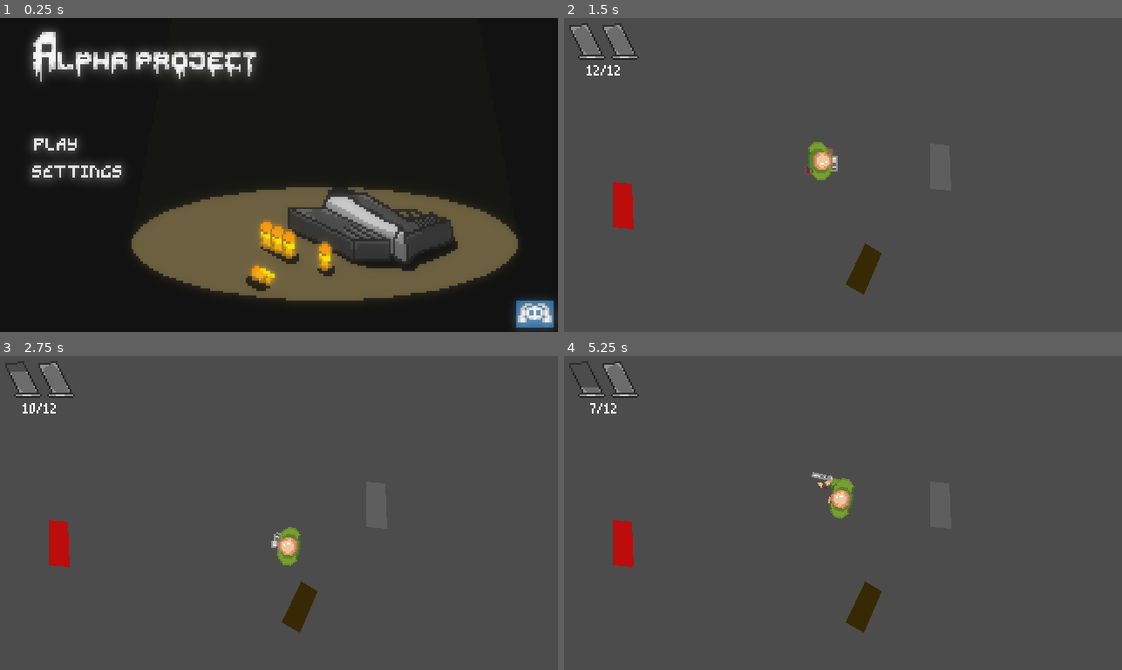
Above: before the commit, frames 1-4 (two rows, left to right).
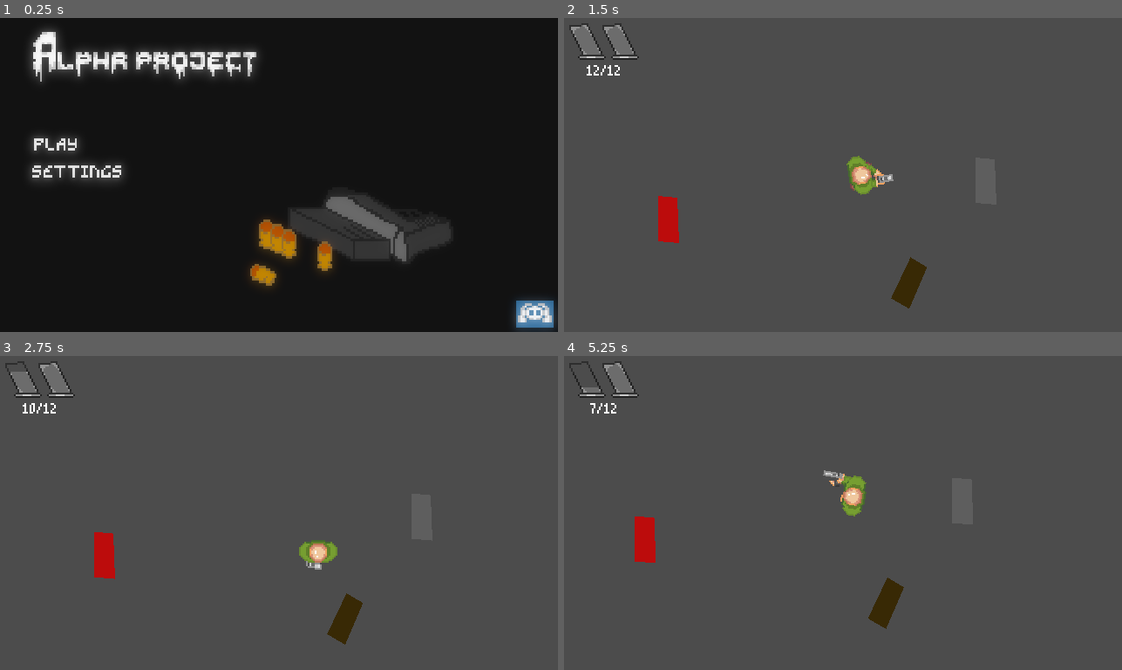
Above: after the commit, the same moments.

Repository: KrzysztofStaron/shooter
Game: Godot game, scene res://main.tscn
The game is run twice, just before and just after one commit, with the same random seed, the same clock (stepped at 60 frames per second) and the same inputs.
Inputs (mouse positions are in pixels of both pictures, inside the frame that each line leads up to):
- Up to frame 1 (0.25 s): no input
- Up to frame 2 (1.5 s): click (619, 143) at 0.5 s; tap Enter at 1.25 s; move the mouse to (965, 159) at 1.27 s; hold D (move_right) from 1.28 s (still down); tap E (grab) at 1.35 s
- Up to frame 3 (2.75 s): click (401, 497) at 1.55 s; move the mouse to (167, 528) at 2.02 s; release D (move_right) at 2.03 s; hold S (move_down) from 2.03 s (still down); click (167, 528) at 2.1 s; tap E (grab) at 2.3 s
- Up to frame 4 (5.25 s): move the mouse to (898, 443) at 2.77 s; release S (move_down) at 2.78 s; hold D (move_right) 2.78-3.53 s; tap E (grab) at 2.85, 3.8, 4.35 s; click (898, 443) at 3.05 s; move the mouse to (815, 575) at 3.52 s; hold W (move_up) 3.53-4.28 s; click (815, 575) at 3.6 s; move the mouse to (1010, 560) at 4.27 s; hold A (move_left) from 4.28 s (still down); click (1010, 560) at 4.55 s; tap R (reload) at 4.9 s; move the mouse to (675, 465) at 5.02 s; click (675, 465) at 5.1 s

The runs differ from the first frame. In frame 1, 15% of the frame differs, in the area x 8-93%, y 4-90%; in frame 2, 3.1%; in frame 3, 3.0%; in frame 4, 2.9%.

Commit message:
gun Rised movement

Diff:
--- a/UI/ammunition/GUI.tscn
+++ b/UI/GUI.tscn
@@ -7,13 +7,7 @@
 [sub_resource type="DynamicFont" id=1]
 font_data = ExtResource( 2 )
 
-[node name="GUI" type="MarginContainer"]
-margin_right = 40.0
-margin_bottom = 40.0
-custom_constants/margin_right = 3
-custom_constants/margin_top = 3
-custom_constants/margin_left = 3
-custom_constants/margin_bottom = 3
+[node name="GUI" type="CanvasLayer"]
 
 [node name="vContainer" type="VBoxContainer" parent="."]
 margin_left = 3.0
--- a/UI/ammunition/ammunitionUI.gd
+++ b/UI/ammunition/ammunitionUI.gd
@@ -5,6 +5,13 @@
 
 export var ammoContainers : int
 export var ammoPerContainer := 6
+onready var lookType : int = ProjectSettings.get_setting("Config/settings/ammoCounter")
+
+enum {
+	TYPE_COUNTER,
+	TYPE_GRAPHIC,
+	TYPE_BOTH
+}
 
 func _ready() -> void:
 	maxAmmo = ammoContainers * ammoPerContainer
--- a/UI/settings/settings.tscn
+++ b/UI/settingsScreen/settings.tscn
@@ -1,6 +1,6 @@
 [gd_scene load_steps=2 format=2]
 
-[ext_resource path="res://UI/settings/settings.gd" type="Script" id=1]
+[ext_resource path="res://UI/settingsScreen/settings.gd" type="Script" id=1]
 
 [node name="settings" type="Control"]
 anchor_right = 1.0
--- /dev/null
+++ b/UI/settingsScreen/settings/types/setting.gd
@@ -0,0 +1,5 @@
+extends Resource
+
+class_name Setting
+
+export var name : String
--- /dev/null
+++ b/UI/settingsScreen/settings/types/settingCheckbox.gd
@@ -0,0 +1,4 @@
+extends Setting
+class_name settingCheckbox
+
+var value : bool
--- /dev/null
+++ b/UI/settingsScreen/settings/types/settingMultiButton.gd
@@ -0,0 +1,5 @@
+extends Setting
+class_name settingMultiButton
+
+export var options : PoolStringArray
+var value : String
--- /dev/null
+++ b/UI/settingsScreen/settings/types/settingSlider.gd
@@ -0,0 +1,7 @@
+extends Setting
+class_name settingSlider
+
+export var minValue : float
+export var maxValue : float
+
+var value : float
--- a/UI/titleScreen/titleScreen.tscn
+++ b/UI/titleScreen/titleScreen.tscn
@@ -140,7 +140,7 @@
 position = Vector2( 160, 90 )
 scale = Vector2( 1.28125, 1.41045 )
 frames = SubResource( 29 )
-frame = 7
+frame = 17
 playing = true
 
 [node name="discord" parent="AnimatedSprite" instance=ExtResource( 1 )]
--- a/game/game.tscn
+++ b/game/game.tscn
@@ -1,7 +1,7 @@
 [gd_scene load_steps=4 format=2]
 
 [ext_resource path="res://player/player.tscn" type="PackedScene" id=1]
-[ext_resource path="res://UI/ammunition/GUI.tscn" type="PackedScene" id=2]
+[ext_resource path="res://UI/GUI.tscn" type="PackedScene" id=2]
 [ext_resource path="res://environment/object.gd" type="Script" id=3]
 
 [node name="game" type="Node"]
--- a/player/bullet/particles.tscn
+++ b/player/bullet/particles.tscn
@@ -4,6 +4,7 @@
 
 [node name="particles" type="AnimatedSprite"]
 playing = true
+offset = Vector2( 1, 0 )
 script = ExtResource( 1 )
 
 [connection signal="animation_finished" from="." to="." method="_on_particles_animation_finished"]
--- a/player/player.gd
+++ b/player/player.gd
@@ -3,6 +3,8 @@
 export var bullet : PackedScene
 export var speed : float
 export var speedMultiplayer := 1.0
+
+export var gunRised := false
 
 export var weapon : Resource
 var oldWeapon : Resource
@@ -25,12 +27,7 @@
 
 		oldWeapon = weapon
 
-
 	var mousePos := get_local_mouse_position()
-
-	var angle := atan2(mousePos.y, mousePos.x)
-	angle = deg2rad(rad2deg(angle) + 90)
-	rotate(angle)
 
 	var dir : Vector2 = InputManager.vector("move_left", "move_right", "move_up", "move_down")
 	match weapon.weaponName:
@@ -44,15 +41,33 @@
 		"glock":
 			move_and_slide(dir * speed * speedMultiplayer)
 
-			if Input.is_action_just_pressed("shoot"):
+			if Input.is_action_just_pressed("grab"):
+				gunRised = !gunRised
+
+			if Input.is_action_just_pressed("shoot") and gunRised:
 				animation.travel("shoot")
 			elif Input.is_action_just_pressed("reload"):
+				gunRised = true
 				print("reload")
 				animation.travel("reload")
 			elif dir != Vector2.ZERO:
-				animation.travel("walking")
+				if !gunRised:
+					set_rotation(atan2(dir.x, -dir.y))
+					animation.travel("walking")
+				else:
+					animation.travel("walkingRised")
+
 			else:
-				animation.travel("idle")
+				if gunRised:
+					animation.travel("idleRised")
+				else:
+					animation.travel("idle")
+
+	var angle := atan2(mousePos.y, mousePos.x)
+
+	if gunRised:
+		angle += deg2rad(90)
+		rotate(angle)
 
 func shoot():
 	if get_node("../GUI/vContainer/ammunition").ammo < weapon.ammoPerShoot:
--- a/player/player.tscn
+++ b/player/player.tscn
@@ -9,6 +9,8 @@
 [ext_resource path="res://player/Glock/textures/reload.png" type="Texture" id=7]
 [ext_resource path="res://player/Glock/textures/shoot.png" type="Texture" id=8]
 [ext_resource path="res://player/bullet/bullet.tscn" type="PackedScene" id=9]
+[ext_resource path="res://player/Glock/textures/walkingRised.png" type="Texture" id=10]
+[ext_resource path="res://player/Glock/textures/Grabbing Pistol .png" type="Texture" id=11]
 
 [sub_resource type="CircleShape2D" id=2]
 
@@ -161,7 +163,7 @@
 
 [sub_resource type="AnimationNodeStateMachinePlayback" id=10]
 
-[sub_resource type="Animation" id=15]
+[sub_resource type="Animation" id=47]
 length = 0.001
 tracks/0/type = "value"
 tracks/0/path = NodePath("Sprite:frame")
@@ -173,7 +175,7 @@
 "times": PoolRealArray( 0 ),
 "transitions": PoolRealArray( 1 ),
 "update": 0,
-"values": [ 0 ]
+"values": [ 1 ]
 }
 tracks/1/type = "value"
 tracks/1/path = NodePath("Sprite:texture")
@@ -188,6 +190,61 @@
 "values": [ ExtResource( 6 ) ]
 }
 tracks/2/type = "value"
+tracks/2/path = NodePath(".:speedMultiplayer")
+tracks/2/interp = 1
+tracks/2/loop_wrap = true
+tracks/2/imported = false
+tracks/2/enabled = true
+tracks/2/keys = {
+"times": PoolRealArray( 0 ),
+"transitions": PoolRealArray( 1 ),
+"update": 0,
+"values": [ 1.0 ]
+}
+tracks/3/type = "value"
+tracks/3/path = NodePath("Sprite:offset")
+tracks/3/interp = 1
+tracks/3/loop_wrap = true
+tracks/3/imported = false
+tracks/3/enabled = true
+tracks/3/keys = {
+"times": PoolRealArray( 0 ),
+"transitions": PoolRealArray( 1 ),
+"update": 0,
+"values": [ Vector2( 0, -6 ) ]
+}
+
+[sub_resource type="Animation" id=31]
+resource_name = "grab"
+
+[sub_resource type="Animation" id=55]
+resource_name = "idle"
+length = 0.001
+tracks/0/type = "value"
+tracks/0/path = NodePath("Sprite:texture")
+tracks/0/interp = 1
+tracks/0/loop_wrap = true
+tracks/0/imported = false
+tracks/0/enabled = true
+tracks/0/keys = {
+"times": PoolRealArray( 0 ),
+"transitions": PoolRealArray( 1 ),
+"update": 1,
+"values": [ ExtResource( 11 ) ]
+}
+tracks/1/type = "value"
+tracks/1/path = NodePath("Sprite:vframes")
+tracks/1/interp = 1
+tracks/1/loop_wrap = true
+tracks/1/imported = false
+tracks/1/enabled = true
+tracks/1/keys = {
+"times": PoolRealArray( 0 ),
+"transitions": PoolRealArray( 1 ),
+"update": 1,
+"values": [ 3 ]
+}
+tracks/2/type = "value"
 tracks/2/path = NodePath("Sprite:hframes")
 tracks/2/interp = 1
 tracks/2/loop_wrap = true
@@ -196,11 +253,11 @@
 tracks/2/keys = {
 "times": PoolRealArray( 0 ),
 "transitions": PoolRealArray( 1 ),
-"update": 0,
+"update": 1,
 "values": [ 3 ]
 }
 tracks/3/type = "value"
-tracks/3/path = NodePath("Sprite:vframes")
+tracks/3/path = NodePath("Sprite:frame")
 tracks/3/interp = 1
 tracks/3/loop_wrap = true
 tracks/3/imported = false
@@ -208,11 +265,11 @@
 tracks/3/keys = {
 "times": PoolRealArray( 0 ),
 "transitions": PoolRealArray( 1 ),
-"update": 0,
+"update": 1,
 "values": [ 2 ]
 }
 tracks/4/type = "value"
-tracks/4/path = NodePath(".:speedMultiplayer")
+tracks/4/path = NodePath("Sprite:offset")
 tracks/4/interp = 1
 tracks/4/loop_wrap = true
 tracks/4/imported = false
@@ -221,26 +278,11 @@
 "times": PoolRealArray( 0 ),
 "transitions": PoolRealArray( 1 ),
 "update": 0,
-"values": [ 1.0 ]
-}
-tracks/5/type = "value"
-tracks/5/path = NodePath("Sprite:offset")
-tracks/5/interp = 1
-tracks/5/loop_wrap = true
-tracks/5/imported = false
-tracks/5/enabled = true
-tracks/5/keys = {
-"times": PoolRealArray( 0 ),
-"transitions": PoolRealArray( 1 ),
-"update": 0,
-"values": [ Vector2( 0, -7 ) ]
-}
-
-[sub_resource type="Animation" id=31]
-resource_name = "grab"
+"values": [ Vector2( 0, -4 ) ]
+}
 
 [sub_resource type="Animation" id=20]
-resource_name = "idle"
+resource_name = "idleRised"
 length = 0.001
 tracks/0/type = "value"
 tracks/0/path = NodePath("Sprite:hframes")
@@ -300,7 +342,7 @@
 "times": PoolRealArray( 0 ),
 "transitions": PoolRealArray( 1 ),
 "update": 0,
-"values": [ Vector2( 0, -6 ) ]
+"values": [ Vector2( 0, -4 ) ]
 }
 
 [sub_resource type="Animation" id=25]
@@ -562,12 +604,90 @@
 "values": [ 1.0 ]
 }
 
-[sub_resource type="AnimationNodeAnimation" id=33]
-animation = "grab"
+[sub_resource type="Animation" id=46]
+resource_name = "walkingRaised"
+length = 0.78
+loop = true
+step = 0.13
+tracks/0/type = "value"
+tracks/0/path = NodePath("Sprite:texture")
+tracks/0/interp = 1
+tracks/0/loop_wrap = true
+tracks/0/imported = false
+tracks/0/enabled = true
+tracks/0/keys = {
+"times": PoolRealArray( 0 ),
+"transitions": PoolRealArray( 1 ),
+"update": 1,
+"values": [ ExtResource( 10 ) ]
+}
+tracks/1/type = "value"
+tracks/1/path = NodePath("Sprite:offset")
+tracks/1/interp = 1
+tracks/1/loop_wrap = true
+tracks/1/imported = false
+tracks/1/enabled = true
+tracks/1/keys = {
+"times": PoolRealArray( 0 ),
+"transitions": PoolRealArray( 1 ),
+"update": 0,
+"values": [ Vector2( 0, -1 ) ]
+}
+tracks/2/type = "value"
+tracks/2/path = NodePath("Sprite:hframes")
+tracks/2/interp = 1
+tracks/2/loop_wrap = true
+tracks/2/imported = false
+tracks/2/enabled = true
+tracks/2/keys = {
+"times": PoolRealArray( 0 ),
+"transitions": PoolRealArray( 1 ),
+"update": 1,
+"values": [ 3 ]
+}
+tracks/3/type = "value"
+tracks/3/path = NodePath("Sprite:vframes")
+tracks/3/interp = 1
+tracks/3/loop_wrap = true
+tracks/3/imported = false
+tracks/3/enabled = true
+tracks/3/keys = {
+"times": PoolRealArray( 0 ),
+"transitions": PoolRealArray( 1 ),
+"update": 1,
+"values": [ 2 ]
+}
+tracks/4/type = "value"
+tracks/4/path = NodePath("Sprite:frame")
+tracks/4/interp = 1
+tracks/4/loop_wrap = true
+tracks/4/imported = false
+tracks/4/enabled = true
+tracks/4/keys = {
+"times": PoolRealArray( 0, 0.13, 0.26, 0.39, 0.52, 0.65 ),
+"transitions": PoolRealArray( 1, 1, 1, 1, 1, 1 ),
+"update": 1,
+"values": [ 0, 1, 2, 3, 4, 5 ]
+}
+tracks/5/type = "value"
+tracks/5/path = NodePath(".:speedMultiplayer")
+tracks/5/interp = 1
+tracks/5/loop_wrap = true
+tracks/5/imported = false
+tracks/5/enabled = true
+tracks/5/keys = {
+"times": PoolRealArray( 0 ),
+"transitions": PoolRealArray( 1 ),
+"update": 0,
+"values": [ 0.6 ]
+}
 
 [sub_resource type="AnimationNodeAnimation" id=21]
 animation = "idle"
 
+[sub_resource type="AnimationNodeAnimation" id=56]
+animation = "idleRised"
+
 [sub_resource type="AnimationNodeAnimation" id=34]
 animation = "reload"
 
@@ -577,43 +697,69 @@
 [sub_resource type="AnimationNodeAnimation" id=22]
 animation = "walking"
 
-[sub_resource type="AnimationNodeStateMachineTransition" id=23]
-
-[sub_resource type="AnimationNodeStateMachineTransition" id=24]
-
-[sub_resource type="AnimationNodeStateMachineTransition" id=35]
-
-[sub_resource type="AnimationNodeStateMachineTransition" id=36]
-switch_mode = 2
-
-[sub_resource type="AnimationNodeStateMachineTransition" id=37]
-
-[sub_resource type="AnimationNodeStateMachineTransition" id=41]
-
-[sub_resource type="AnimationNodeStateMachineTransition" id=42]
-
-[sub_resource type="AnimationNodeStateMachineTransition" id=43]
+[sub_resource type="AnimationNodeAnimation" id=48]
+animation = "walkingRaised"
+
+[sub_resource type="AnimationNodeStateMachineTransition" id=57]
+
+[sub_resource type="AnimationNodeStateMachineTransition" id=58]
+
+[sub_resource type="AnimationNodeStateMachineTransition" id=59]
+
+[sub_resource type="AnimationNodeStateMachineTransition" id=60]
+
+[sub_resource type="AnimationNodeStateMachineTransition" id=61]
+
+[sub_resource type="AnimationNodeStateMachineTransition" id=62]
+
+[sub_resource type="AnimationNodeStateMachineTransition" id=63]
+
+[sub_resource type="AnimationNodeStateMachineTransition" id=64]
+
+[sub_resource type="AnimationNodeStateMachineTransition" id=65]
 switch_mode = 2
 auto_advance = true
 
-[sub_resource type="AnimationNodeStateMachineTransition" id=44]
+[sub_resource type="AnimationNodeStateMachineTransition" id=66]
 switch_mode = 2
 auto_advance = true
 
+[sub_resource type="AnimationNodeStateMachineTransition" id=67]
+
+[sub_resource type="AnimationNodeStateMachineTransition" id=68]
+
+[sub_resource type="AnimationNodeStateMachineTransition" id=69]
+
+[sub_resource type="AnimationNodeStateMachineTransition" id=70]
+
+[sub_resource type="AnimationNodeStateMachineTransition" id=71]
+
+[sub_resource type="AnimationNodeStateMachineTransition" id=72]
+
+[sub_resource type="AnimationNodeStateMachineTransition" id=73]
+switch_mode = 2
+auto_advance = true
+
+[sub_resource type="AnimationNodeStateMachineTransition" id=74]
+switch_mode = 2
+auto_advance = true
+
 [sub_resource type="AnimationNodeStateMachine" id=17]
-states/grab/node = SubResource( 33 )
-states/grab/position = Vector2( 245, 63 )
 states/idle/node = SubResource( 21 )
-states/idle/position = Vector2( 417, 63 )
+states/idle/position = Vector2( 400, 71 )
+states/idleRised/node = SubResource( 56 )
+states/idleRised/position = Vector2( 400, -103 )
 states/reload/node = SubResource( 34 )
-states/reload/position = Vector2( 597, 179 )
+states/reload/position = Vector2( 521, -13 )
 states/shoot/node = SubResource( 40 )
-states/shoot/position = Vector2( 833, 63 )
+states/shoot/position = Vector2( 400, -248 )
 states/walking/node = SubResource( 22 )
-states/walking/position = Vector2( 604, -15 )
-transitions = [ "walking", "idle", SubResource( 23 ), "idle", "walking", SubResource( 24 ), "idle", "reload", SubResource( 35 ), "reload", "idle", SubResource( 36 ), "walking", "reload", SubResource( 37 ), "walking", "shoot", SubResource( 41 ), "idle", "shoot", SubResource( 42 ), "grab", "idle", SubResource( 43 ), "shoot", "idle", SubResource( 44 ) ]
+states/walking/position = Vector2( 626, 71 )
+states/walkingRised/node = SubResource( 48 )
+states/walkingRised/position = Vector2( 626, -103 )
+transitions = [ "idle", "walking", SubResource( 57 ), "idleRised", "idle", SubResource( 58 ), "idle", "idleRised", SubResource( 59 ), "walking", "idle", SubResource( 60 ), "idleRised", "shoot", SubResource( 61 ), "walkingRised", "shoot", SubResource( 62 ), "idleRised", "walkingRised", SubResource( 63 ), "walkingRised", "idleRised", SubResource( 64 ), "shoot", "walkingRised", SubResource( 65 ), "shoot", "idleRised", SubResource( 66 ), "walking", "walkingRised", SubResource( 67 ), "walkingRised", "walking", SubResource( 68 ), "idleRised", "reload", SubResource( 69 ), "walkingRised", "reload", SubResource( 70 ), "walking", "reload", SubResource( 71 ), "idle", "reload", SubResource( 72 ), "reload", "idleRised", SubResource( 73 ), "reload", "idle", SubResource( 74 ) ]
 start_node = "idle"
-graph_offset = Vector2( 89, -36 )
+graph_offset = Vector2( 139, -105 )
 
 [sub_resource type="AnimationNodeStateMachinePlayback" id=18]
 
@@ -626,9 +772,7 @@
 
 [node name="Sprite" type="Sprite" parent="."]
 texture = ExtResource( 6 )
-offset = Vector2( 0, -7 )
-hframes = 3
-vframes = 2
+offset = Vector2( 0, -6 )
 
 [node name="CollisionShape2D" type="CollisionShape2D" parent="."]
 shape = SubResource( 2 )
@@ -644,12 +788,14 @@
 parameters/playback = SubResource( 10 )
 
 [node name="glockAnimPlayer" type="AnimationPlayer" parent="."]
-anims/RESET = SubResource( 15 )
+anims/RESET = SubResource( 47 )
 anims/grab = SubResource( 31 )
-anims/idle = SubResource( 20 )
+anims/idle = SubResource( 55 )
+anims/idleRised = SubResource( 20 )
 anims/reload = SubResource( 25 )
 anims/shoot = SubResource( 39 )
 anims/walking = SubResource( 16 )
+anims/walkingRaised = SubResource( 46 )
 
 [node name="glockAnim" type="AnimationTree" parent="."]
 tree_root = SubResource( 17 )
@@ -658,3 +804,9 @@
 
 [node name="gunPos" type="Node2D" parent="."]
 position = Vector2( 5, -17 )
+
+[node name="Camera2D" type="Camera2D" parent="."]
+current = true
+drag_margin_h_enabled = true
+drag_margin_v_enabled = true
+smoothing_enabled = true
--- a/project.godot
+++ b/project.godot
@@ -10,9 +10,29 @@
 
 _global_script_classes=[ {
 "base": "Resource",
+"class": "Setting",
+"language": "GDScript",
+"path": "res://UI/settingsScreen/settings/types/setting.gd"
+}, {
+"base": "Resource",
 "class": "bulletData",
 "language": "GDScript",
 "path": "res://player/bullet/bulletData.gd"
+}, {
+"base": "Setting",
+"class": "settingCheckbox",
+"language": "GDScript",
+"path": "res://UI/settingsScreen/settings/types/settingCheckbox.gd"
+}, {
+"base": "Setting",
+"class": "settingMultiButton",
+"language": "GDScript",
+"path": "res://UI/settingsScreen/settings/types/settingMultiButton.gd"
+}, {
+"base": "Setting",
+"class": "settingSlider",
+"language": "GDScript",
+"path": "res://UI/settingsScreen/settings/types/settingSlider.gd"
 }, {
 "base": "Resource",
 "class": "weaponData",
@@ -20,13 +40,18 @@
 "path": "res://player/weaponData.gd"
 } ]
 _global_script_class_icons={
+"Setting": "",
 "bulletData": "",
+"settingCheckbox": "",
+"settingMultiButton": "",
+"settingSlider": "",
 "weaponData": ""
 }
 
 [Config]
 
 socials/discord/link="https://discord.gg/PwsWJAqTu9"
+settings/ammoCounter=0
 
 [application]
 
@@ -122,7 +147,7 @@
 
 [physics]
 
-common/physics_fps=120
+common/physics_fps=90
 common/enable_pause_aware_picking=true
 
 [rendering]
Renamed: UI/settings/settings.gd -> UI/settingsScreen/settings.gd
Renamed: player/textures/Changing/Grabbing Pistol .png -> player/Glock/textures/Grabbing Pistol .png
Not shown, changed: player/Glock/textures/Grabbing Pistol .png.import
Binary file added: player/Glock/textures/walkingRised.png
Not shown, added: player/Glock/textures/walkingRised.png.import
Not shown: 1 places in player/player.tscn that only renumber resources
Binary file added: player/textures/Hand/walkingBackwards.png
Not shown, added: player/textures/Hand/walkingBackwards.png.import
